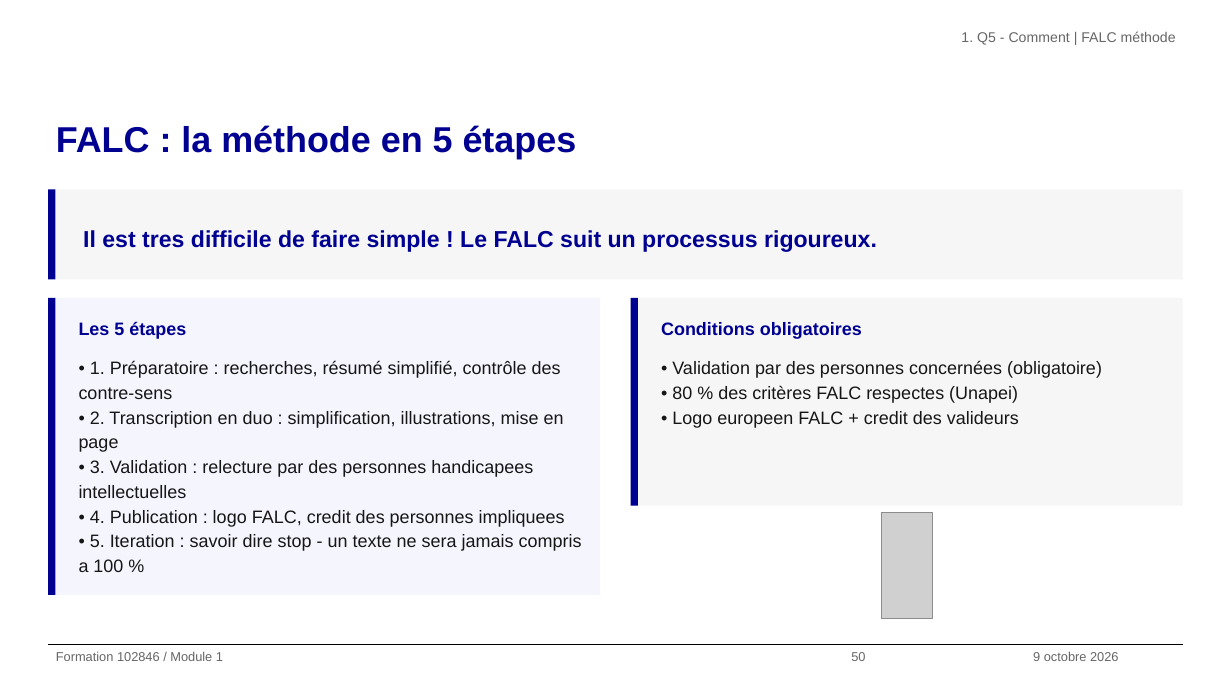
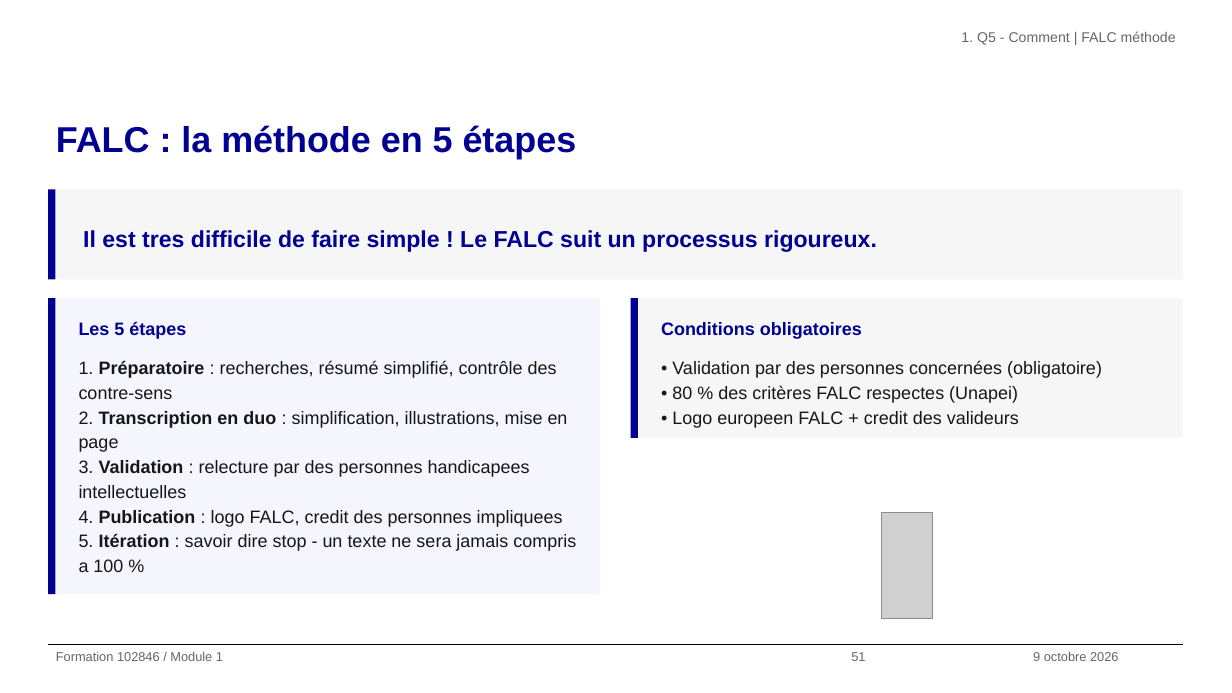
Before and after one commit to alexandra-guiderdoni/usine-fabrication-igpde-102846-ay11, a slide deck: slide 51 of livrables-IGPDE-2026-102846/Formateur/support-formation-102846-2026-IGPDE.pptx (slide 50 before the commit). Drawn at 1232x693 pixels with LibreOffice and Linux fonts; fonts in the diff are those of the drawing; grey boxes stand for pictures; background and template pictures are left out. Boxes give left, top, right and bottom in pixels: in the first picture for what was removed or moved away, otherwise in the second. Text is boxed around its words. In the diff, an @@ line names an element or a change of style, - is before the commit and + after.

```diff
--- a/livrables-IGPDE-2026-102846/Formateur/support-formation-102846-2026-IGPDE.pptx
+++ b/livrables-IGPDE-2026-102846/Formateur/support-formation-102846-2026-IGPDE.pptx
@@ rectangle: place and size @@
-rectangle at <box>630,299,638,506</box>
+rectangle at <box>630,299,638,438</box>
@@ rectangle: place and size @@
-rectangle at <box>638,299,1182,506</box>
+rectangle at <box>638,299,1182,438</box>
@@ text at <box>79,360,576,572</box>: text changed @@
-• 1. Préparatoire : recherches, résumé simplifié, contrôle des contre-sens
-• 2. Transcription en duo : simplification, illustrations, mise en page
-• 3. Validation : relecture par des personnes handicapees intellectuelles
-• 4. Publication : logo FALC, credit des personnes impliquees
-• 5. Iteration : savoir dire stop - un texte ne sera jamais compris a 100 %
+1. Préparatoire : recherches, résumé simplifié, contrôle des contre-sens
+2. Transcription en duo : simplification, illustrations, mise en page
+3. Validation : relecture par des personnes handicapees intellectuelles
+4. Publication : logo FALC, credit des personnes impliquees
+5. Itération : savoir dire stop - un texte ne sera jamais compris a 100 %
@@ text at <box>851,652,865,661</box>: text changed @@
-50
+51
```
Also in this commit, not shown: 60 other slides changed, 1 slide added, 1 slide removed, 52 other files.
